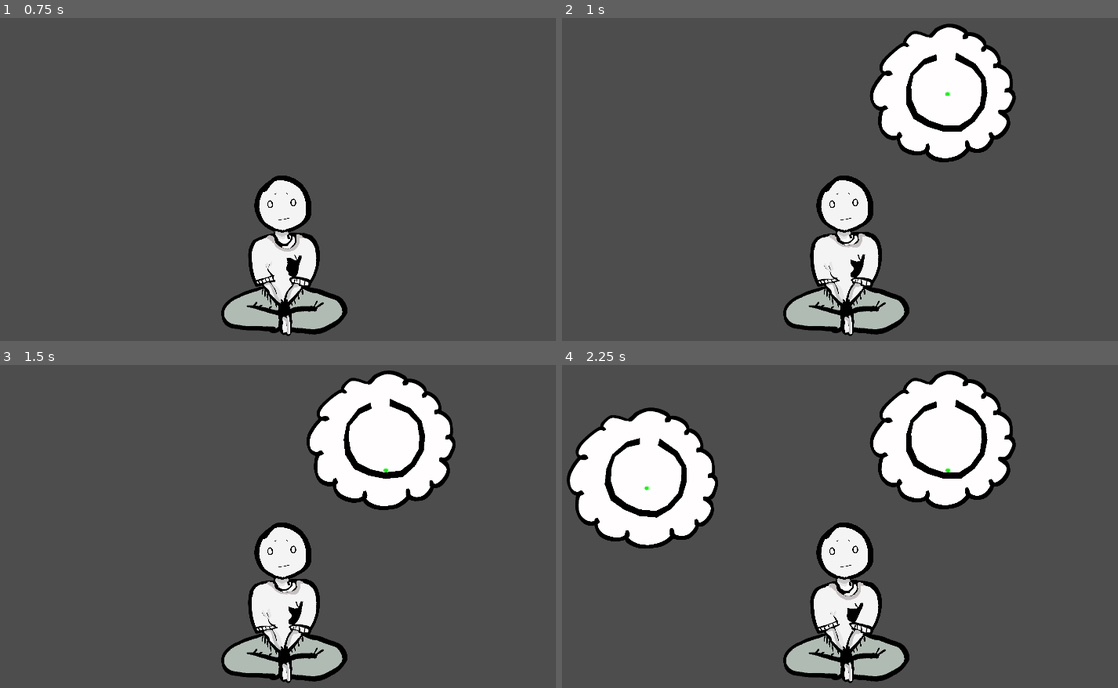
Above: before the commit, frames 1-4 (two rows, left to right).
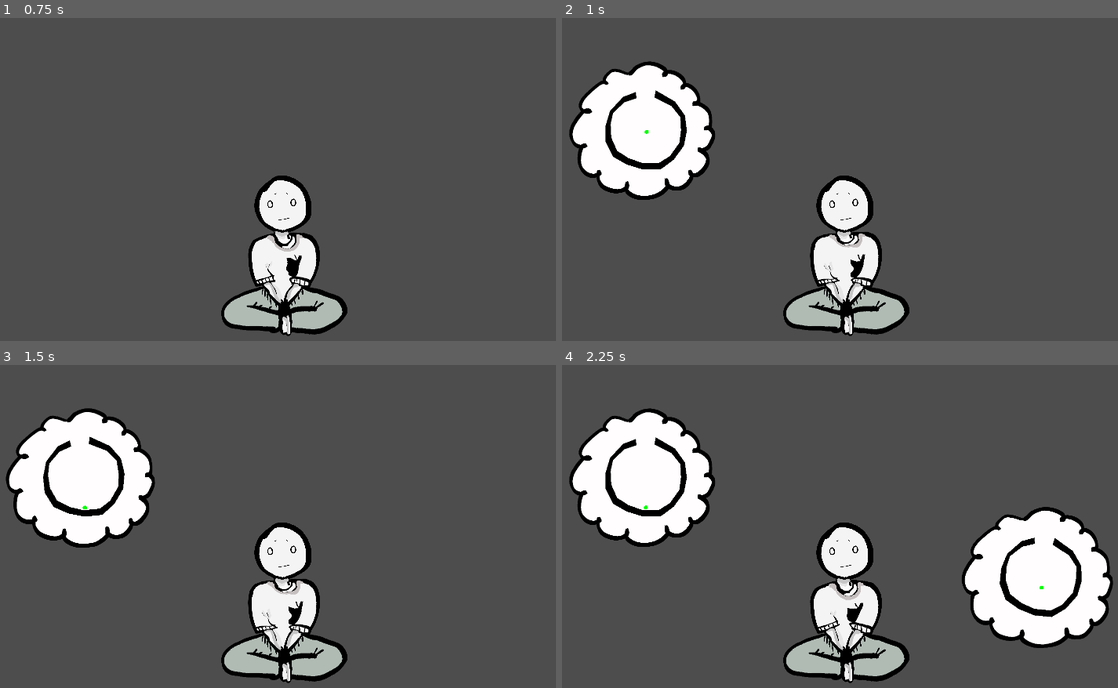
Above: after the commit, the same moments.

Repository: alilley96/gwj-097-imminent-doom
Game: Godot game, scene res://main/game.tscn
The game is run twice, just before and just after one commit, with the same random seed, the same clock (stepped at 60 frames per second) and the same inputs.
Inputs (mouse positions are in pixels of both pictures, inside the frame that each line leads up to):
- Up to frame 1 (0.75 s): tap Enter at 0.5 s; move the mouse to (422, 163) at 0.52 s; hold Mouse wheel down (rotate_clockwise) from 0.53 s (still down)
- Up to frame 2 (1 s): keep holding Mouse wheel down (rotate_clockwise)
- Up to frame 3 (1.5 s): move the mouse to (155, 545) at 1.27 s; release Mouse wheel down (rotate_clockwise) at 1.28 s; tap Mouse wheel up (rotate_counter_clockwise) at 1.35 s
- Up to frame 4 (2.25 s): move the mouse to (906, 452) at 2.02 s; hold Mouse wheel down (rotate_clockwise) from 2.03 s (still down)

Frame 1 is identical in both runs. In frame 2, 17% of the frame differs, in the area x 1-82%, y 1-57%; in frame 3, 17%; in frame 4, 19%, in the area x 0-100%, y 1-88%.

Commit message:
add spiral maze completion and despawning. needs to be cleaned up but it works

Diff:
--- a/main/game.tscn
+++ b/main/game.tscn
@@ -21,7 +21,6 @@
 [node name="Player" parent="." unique_id=1874287193 instance=ExtResource("3_46yon")]
 position = Vector2(29, 177)
 scale = Vector2(0.3, 0.3)
-initial_health = 100.0
 
 [node name="SpiralSpawnPoints" type="Node" parent="." unique_id=662160525]
 
--- a/main/game_controller.gd
+++ b/main/game_controller.gd
@@ -47,23 +47,51 @@
 
 
 func _spawn_spiral() -> void:
+	var spawn_point = _get_free_spawn_point()
+	if spawn_point == null:
+		return
+
+	var new_spiral = SPIRAL_SCENE.instantiate()
+	spawn_point.active_spiral = new_spiral
+	new_spiral.spawn_point = spawn_point
+
+	new_spiral.position = spawn_point.position
+	_spirals.append(new_spiral)
+
+	new_spiral.damage.connect(player.apply_damage)
+	new_spiral.completed.connect(_spiral_completed)
+
+	add_child(new_spiral)
+
+
+func _get_free_spawn_point() -> SpiralSpawnPoint:
 	var free_spawn_points = []
 	for point in spiral_spawn_points:
-		if not point.in_use:
+		if not point.active_spiral:
 			free_spawn_points.append(point)
 
 	if free_spawn_points.size() == 0:
-		return
+		return null
 
 	var random_index = randi() % free_spawn_points.size()
 	var spawn_point = free_spawn_points[random_index]
-	spawn_point.in_use = true
 
-	var new_spiral = SPIRAL_SCENE.instantiate()
-	new_spiral.position = spawn_point.position
-	add_child(new_spiral)
-	_spirals.append(new_spiral)
-	new_spiral.damage.connect(player.apply_damage)
+	return spawn_point
+
+
+func _spiral_completed(completed_spiral: Spiral, health_regen: float) -> void:
+	print("Completed Spiral: ", completed_spiral)
+	print("Health Regen: ", health_regen)
+
+	player.regen_health(health_regen)
+
+	_spirals.erase(completed_spiral)
+
+	completed_spiral.damage.disconnect(player.apply_damage)
+	completed_spiral.completed.disconnect(_spiral_completed)
+
+	completed_spiral.spawn_point.active_spiral = null
+	completed_spiral.queue_free()
 
 
 func _rotate_spirals_clockwise() -> void:
--- a/player/player.gd
+++ b/player/player.gd
@@ -43,3 +43,9 @@
 	_health -= amount
 	if _health <= 0.0:
 		no_health.emit()
+
+
+func regen_health(amount: float) -> void:
+	_health += amount
+	if _health > max_health:
+		_health = max_health
--- a/spiral/spiral.gd
+++ b/spiral/spiral.gd
@@ -4,6 +4,7 @@
 # Signals
 
 signal damage()
+signal completed(spiral: Spiral, health_regen: float)
 
 
 # Exports ----------------------------------------------------------------
@@ -11,6 +12,14 @@
 @export var thought_bubble_sprite: AnimatedSprite2D
 @export var maze_container: StaticBody2D
 @export var damage_timer: Timer
+@export var maze_end_area: Area2D
+
+@export var health_regen: float = 10.0
+
+
+# Public Variables ----------------------------------------------------------------
+
+var spawn_point: SpiralSpawnPoint = null
 
 
 # Private variables ----------------------------------------------------------------
@@ -28,6 +37,8 @@
 	damage_timer.one_shot = false
 	damage_timer.start()
 
+	maze_end_area.body_entered.connect(_maze_completed)
+
 
 # Public Functions ----------------------------------------------------------------
 
@@ -43,3 +54,7 @@
 
 func _damage_timer_timeout() -> void:
 	damage.emit(_damage_per_second)
+
+
+func _maze_completed(_body: Node2D) -> void:
+	completed.emit(self, health_regen)
--- a/spiral/spiral.tscn
+++ b/spiral/spiral.tscn
@@ -22,11 +22,18 @@
 "speed": 5.0
 }]
 
-[node name="Spiral" type="Node2D" unique_id=1670825711 node_paths=PackedStringArray("thought_bubble_sprite", "maze_container", "damage_timer")]
+[sub_resource type="RectangleShape2D" id="RectangleShape2D_pcdha"]
+size = Vector2(52, 20)
+
+[sub_resource type="CircleShape2D" id="CircleShape2D_pcdha"]
+radius = 8.0
+
+[node name="Spiral" type="Node2D" unique_id=1670825711 node_paths=PackedStringArray("thought_bubble_sprite", "maze_container", "damage_timer", "maze_end_area")]
 script = ExtResource("1_1wqmu")
 thought_bubble_sprite = NodePath("AnimatedSprite2D")
-maze_container = NodePath("StaticBody2D")
+maze_container = NodePath("Maze")
 damage_timer = NodePath("DamageTimer")
+maze_end_area = NodePath("Maze/MazeEndArea2D")
 metadata/_custom_type_script = "uid://b6cm8ecfo86uo"
 
 [node name="AnimatedSprite2D" type="AnimatedSprite2D" parent="." unique_id=411711405]
@@ -35,25 +42,31 @@
 sprite_frames = SubResource("SpriteFrames_djd8e")
 frame_progress = 0.006900374
 
-[node name="StaticBody2D" type="StaticBody2D" parent="." unique_id=949086165]
+[node name="Maze" type="StaticBody2D" parent="." unique_id=949086165]
 
-[node name="Polygon2D" type="Polygon2D" parent="StaticBody2D" unique_id=121022108]
+[node name="Polygon2D" type="Polygon2D" parent="Maze" unique_id=121022108]
 rotation = -0.02226139
 color = Color(0, 0, 0, 1)
 polygon = PackedVector2Array(-102, -60, -67, -92, -29, -104, -31, -123, -70, -109, -111, -67, -126, -21, -127, 27, -105 …(198 unchanged characters)…
 
-[node name="CollisionPolygon2D" type="CollisionPolygon2D" parent="StaticBody2D" unique_id=330201905]
+[node name="CollisionPolygon2D" type="CollisionPolygon2D" parent="Maze" unique_id=330201905]
 rotation = -0.02226139
 polygon = PackedVector2Array(-102, -60, -67, -92, -29, -104, -31, -123, -70, -109, -111, -67, -126, -21, -127, 27, -105 …(198 unchanged characters)…
 
-[node name="RigidBody2D" type="RigidBody2D" parent="." unique_id=925688684]
+[node name="MazeEndArea2D" type="Area2D" parent="Maze" unique_id=1156943668]
+position = Vector2(0, -115)
 
-[node name="Polygon2D" type="Polygon2D" parent="RigidBody2D" unique_id=944091577]
+[node name="CollisionShape2D" type="CollisionShape2D" parent="Maze/MazeEndArea2D" unique_id=2115580894]
+position = Vector2(-4, 0)
+shape = SubResource("RectangleShape2D_pcdha")
+
+[node name="Ball" type="RigidBody2D" parent="." unique_id=925688684]
+
+[node name="Polygon2D" type="Polygon2D" parent="Ball" unique_id=944091577]
 color = Color(0, 1, 0, 1)
 polygon = PackedVector2Array(0, -6, -5, -4, -7, 0, -5, 5, -1, 6, 6, 4, 6, 0, 5, -5)
 
-[node name="CollisionPolygon2D" type="CollisionPolygon2D" parent="RigidBody2D" unique_id=2055534090]
-rotation = -0.032198306
-polygon = PackedVector2Array(0, -6, -5, -4, -7, 0, -5, 5, -1, 6, 6, 4, 6, 0, 5, -5)
+[node name="CollisionShape2D" type="CollisionShape2D" parent="Ball" unique_id=225752963]
+shape = SubResource("CircleShape2D_pcdha")
 
 [node name="DamageTimer" type="Timer" parent="." unique_id=287396434]
--- a/spiral_spawn_point/spiral_spawn_point.gd
+++ b/spiral_spawn_point/spiral_spawn_point.gd
@@ -4,4 +4,4 @@
 
 # Public Variables ----------------------------------------------------------------
 
-var in_use: bool = false
+var active_spiral: Spiral = null
